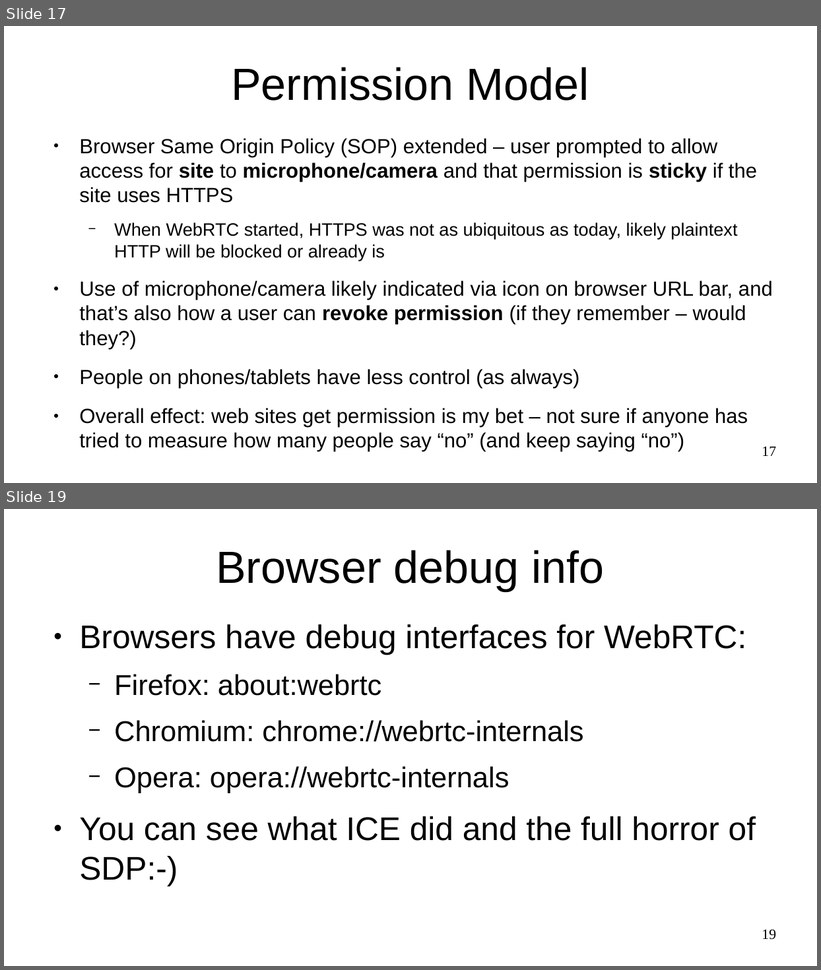
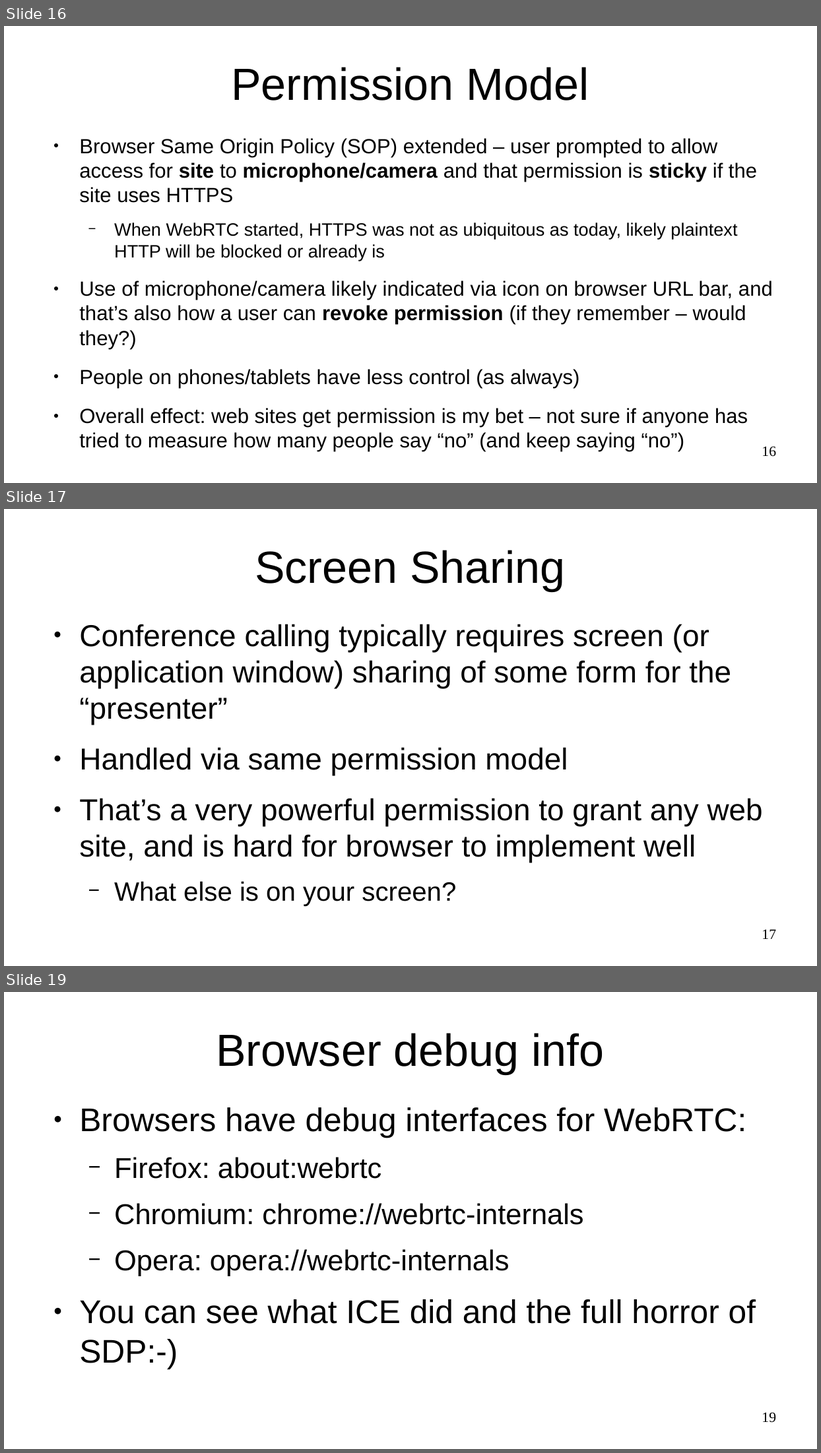
Before and after one commit to sftcd/cs7053, a slide deck: 2016lectures/12-webrtc.odp. Shown one above the other, each under a label of ours: slides 17 and 19 before the commit, slides 16, 17 and 19 after it; the slides between them are not shown. The pictures are 821x970 and 821x1453 pixels, drawn with LibreOffice and Linux fonts; fonts in the diff are those of the drawing. Boxes give left, top, right and bottom in pixels: in the first picture for what was removed or moved away, otherwise in the second. Text is boxed around its words. In the diff, an @@ line names an element or a change of style, - is before the commit and + after.

```diff
--- a/2016lectures/12-webrtc.odp
+++ b/2016lectures/12-webrtc.odp
@@ slide 17 added at <box>4,509,817,966</box>, background #FFFFFF @@
@@ title added at <box>255,550,566,591</box>, 44 pt, text #000000 @@
+Screen Sharing
@@ text added at <box>79,624,763,906</box>, 29.6 pt, text #000000 @@
+● Conference calling typically requires screen (or application window) sharing of some form for the “presenter”
+● Handled via same permission model
+● That’s a very powerful permission to grant any web site, and is hard for browser to implement well
+  − What else is on your screen?
@@ page number added at <box>762,929,776,939</box>, 14 pt, text #000000 @@
+17
@@ what was slide 17 is now slide 16 @@
@@ page number at <box>762,446,776,457</box>: text changed @@
-17
+16
```
Also in this commit, not shown: 3 slides changed, 1 other slide added, 2 other files.
